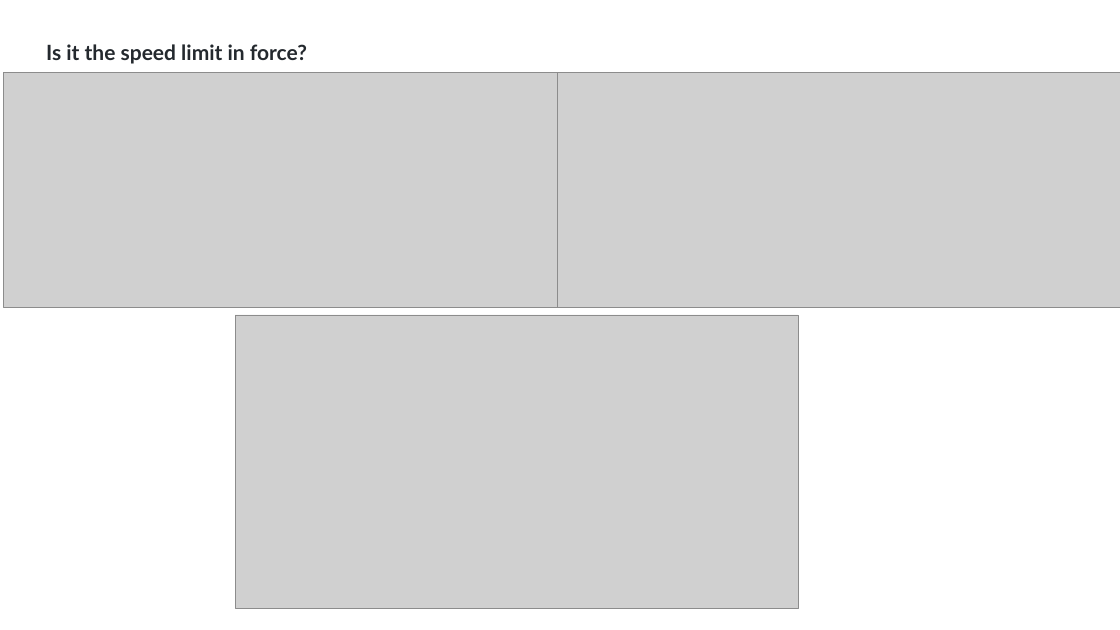
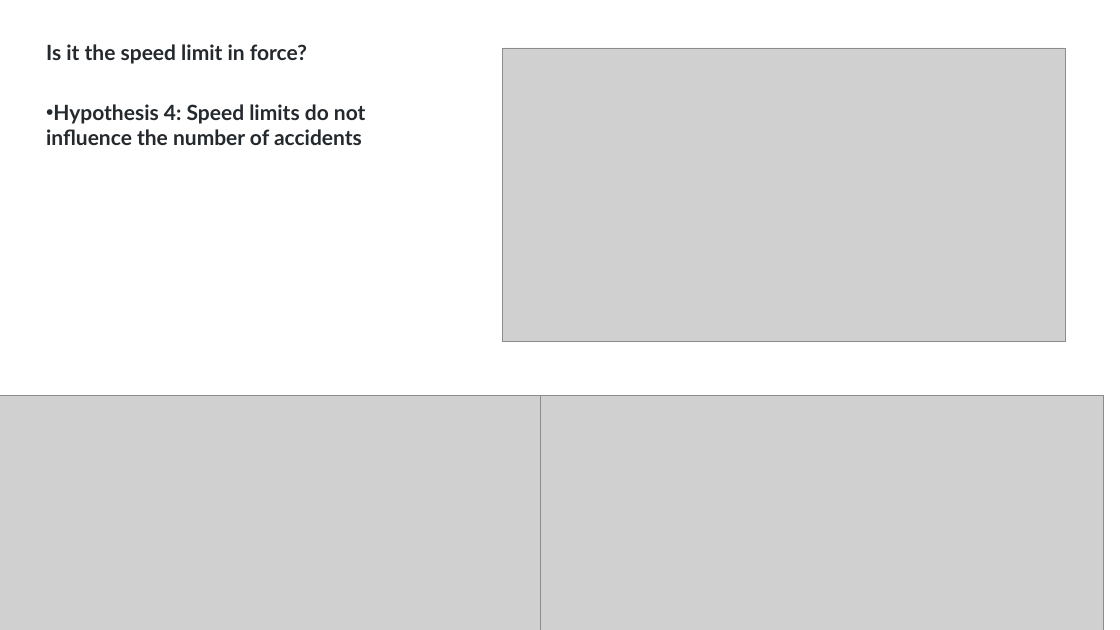
Before and after one commit to Garywtne/Team_Project_One, a slide deck: slide 5 of Tidy_up/03_Presentation.pptx. Drawn at 1120x630 pixels with LibreOffice and Linux fonts; fonts in the diff are those of the drawing; grey boxes stand for pictures. Boxes give left, top, right and bottom in pixels: in the first picture for what was removed or moved away, otherwise in the second. Text is boxed around its words. In the diff, an @@ line names an element or a change of style, - is before the commit and + after.

Commit message:
update presenation to include Hypothesis and create pdf

```diff
--- a/Tidy_up/03_Presentation.pptx
+++ b/Tidy_up/03_Presentation.pptx
@@ picture moved from (x1=235, y1=315, x2=798, y2=608) to (x1=502, y1=48, x2=1065, y2=341) @@
@@ text added at (x1=46, y1=104, x2=365, y2=145), 18 pt, text #24292E, bold @@
+• Hypothesis 4: Speed limits do not influence the number of accidents
@@ picture moved from (x1=4, y1=72, x2=567, y2=307) to (x1=0, y1=396, x2=560, y2=630) @@
@@ picture moved from (x1=557, y1=72, x2=1120, y2=307) to (x1=541, y1=396, x2=1104, y2=630) @@
```
Also in this commit, not shown: 5 other slides changed, 1 other file.
